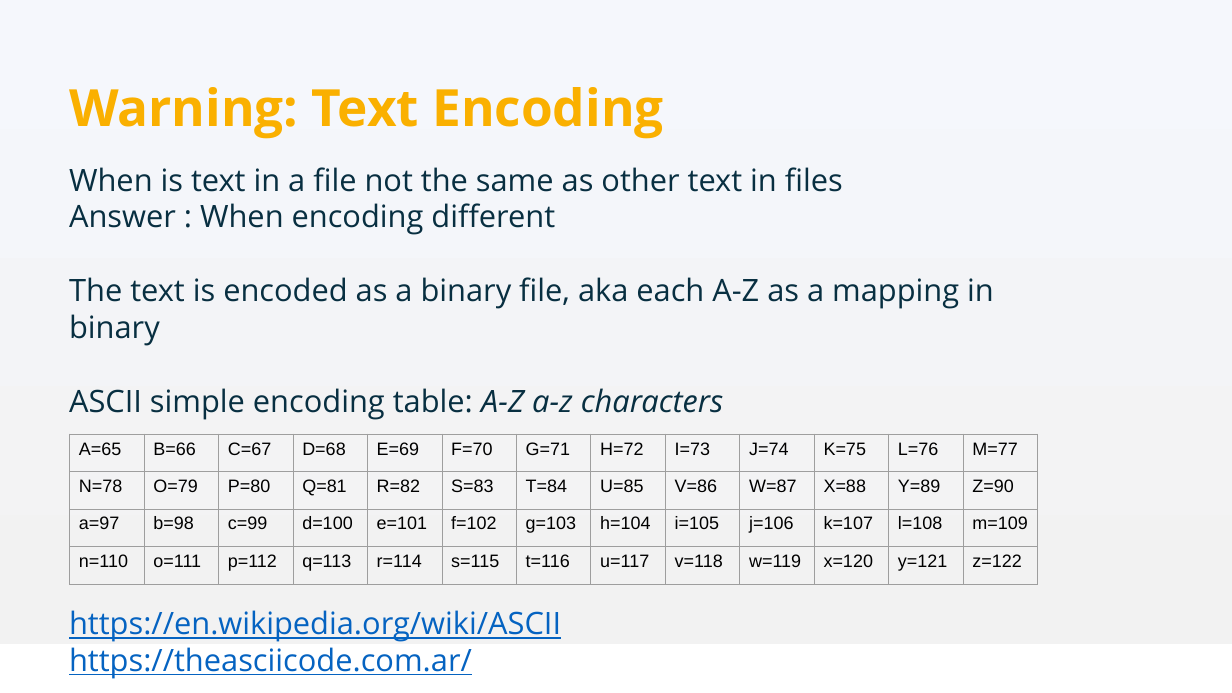
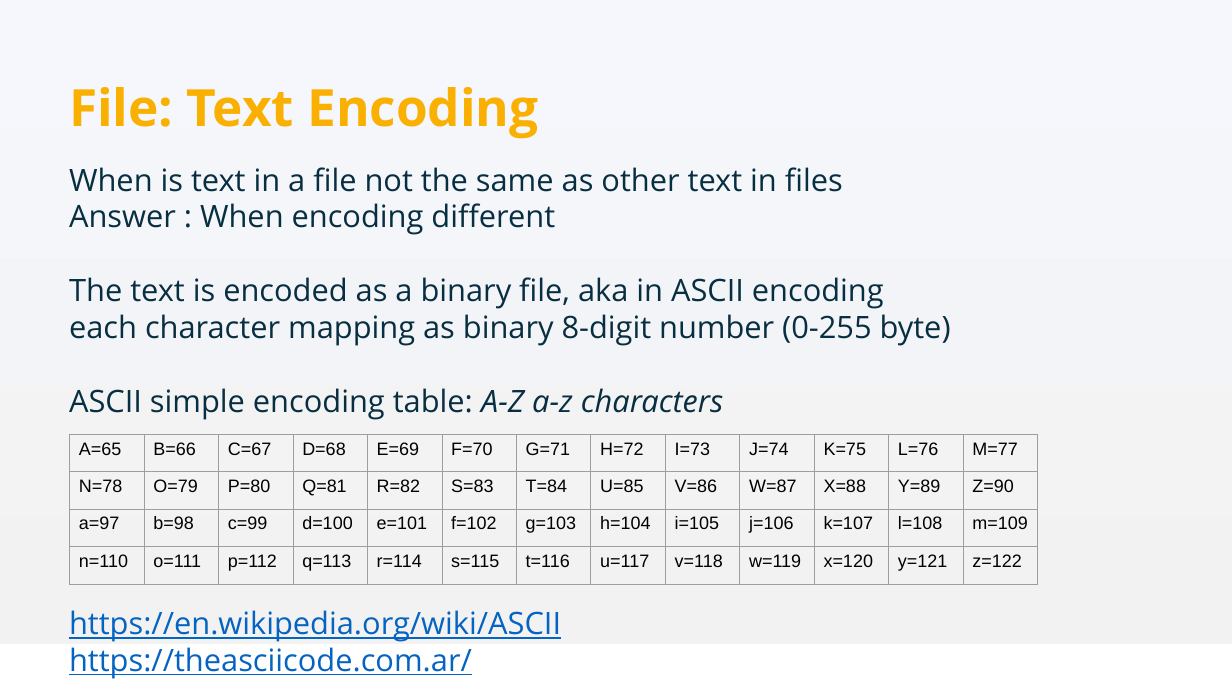
Before and after one commit to Anthony-Mckale/talks-presentations, a slide deck: slide 39 of academy/02-programming/01-Computing-101.pptx (slide 57 before the commit). Drawn at 1232x693 pixels with LibreOffice and Linux fonts; fonts in the diff are those of the drawing; background and template pictures are left out. Boxes give left, top, right and bottom in pixels: in the first picture for what was removed or moved away, otherwise in the second. Text is boxed around its words. In the diff, an @@ line names an element or a change of style, - is before the commit and + after.

```diff
--- a/academy/02-programming/01-Computing-101.pptx
+++ b/academy/02-programming/01-Computing-101.pptx
@@ text at [69,87,538,139]: text changed @@
-Warning: Text Encoding
+File: Text Encoding
@@ text at [69,277,951,420]: text changed @@
-The text is encoded as a binary file, aka each A-Z as a mapping in binary
-ASCII simple encoding table: A-Z a-z characters
+The text is encoded as a binary file, aka in ASCII encoding
+each character mapping as binary 8-digit number (0-255 byte)
+ASCII simple encoding table: A-Z a-z characters
```
Also in this commit, not shown: 25 other slides changed, 19 slides added, 23 slides removed, 31 other files.
